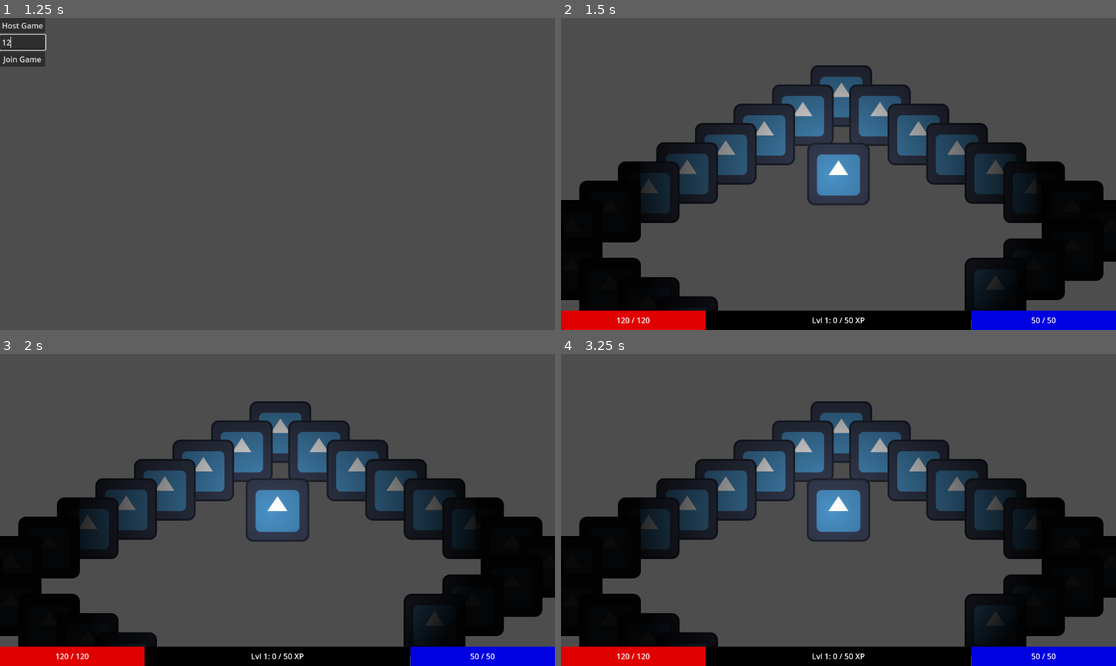
Above: before the commit, frames 1-4 (two rows, left to right).
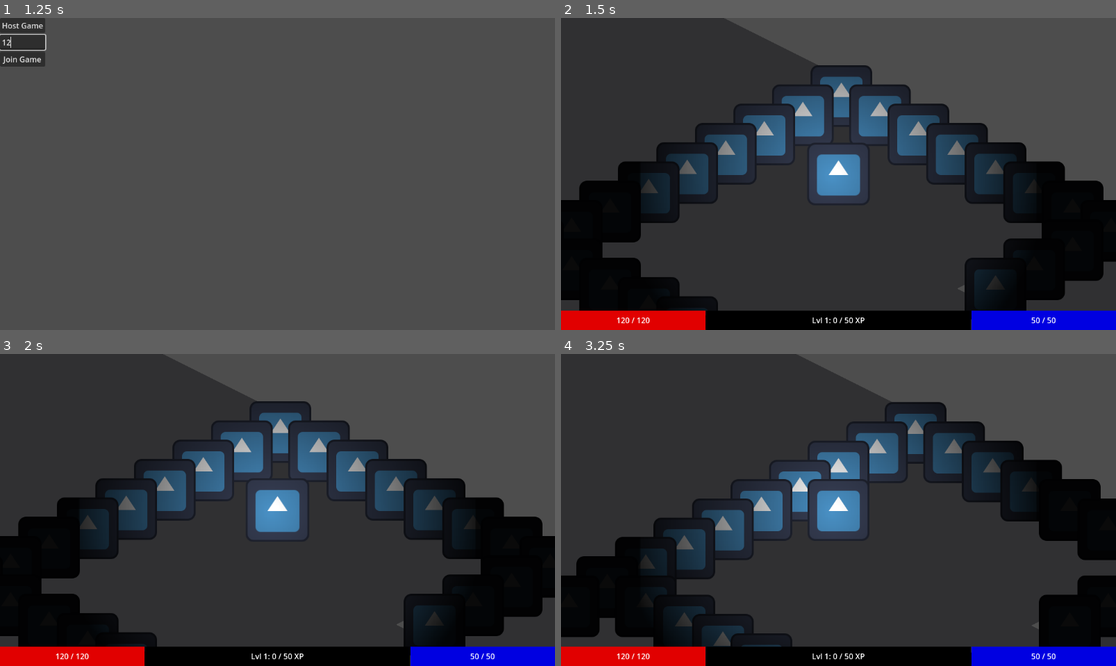
Above: after the commit, the same moments.

Repository: PietPadda/Godot_2D_ARPG
Game: Godot game, scene res://scenes/ui/main_menu.tscn
The game is run twice, just before and just after one commit, with the same random seed, the same clock (stepped at 60 frames per second) and the same inputs. The engine's default icon, where the game draws it, is replaced by a stand-in: a white triangle on a blue panel in a dark square.
Inputs (mouse positions are in pixels of both pictures, inside the frame that each line leads up to):
- Up to frame 1 (1.25 s): click (22, 42) at 0.52 s; type "12" at 0.6 s
- Up to frame 2 (1.5 s): click "Host Game" at 1.25 s
- Up to frame 3 (2 s): no input
- Up to frame 4 (3.25 s): tap Enter at 2 s; move the mouse to (960, 494) at 2.02 s; hold E (interact) 2.03-2.78 s; click (960, 494) at 2.17 s; tap Space at 2.75 s; move the mouse to (727, 525) at 2.77 s; click (727, 525) at 2.85 s

Frame 1 is identical in both runs. In frame 2, 42% of the frame differs, in the area x 0-100%, y 0-100%; in frame 3, 41%; in frame 4, 65%.

Commit message:
refactor(grid): implement dependency injection for level tilemaps

Diff:
--- a/scenes/levels/main.tscn
+++ b/scenes/levels/main.tscn
@@ -18,7 +18,7 @@
 visibility_layer = 3
 tile_set = ExtResource("5_u81e1")
 
-[node name="WallTiileMap" type="TileMapLayer" parent="."]
+[node name="WallTileMap" type="TileMapLayer" parent="."]
 light_mask = 3
 visibility_layer = 3
 tile_map_data = PackedByteArray("AAD7//n/AAAAAAAAAAD7//v/AAAAAAAAAAD7//3/AAAAAAAAAAD7////AAAAAAAAAAD7/wEAAAAAAAAAAAD7/w …(5408 unchanged characters)…
--- a/scripts/core/grid_manager.gd
+++ b/scripts/core/grid_manager.gd
@@ -7,6 +7,22 @@
 
 # Our debug tile scene
 @export var debug_tile_scene: PackedScene
+
+# THE FIX: We now need references to both tilemaps.
+var floor_tilemap: TileMapLayer
+var wall_tilemap: TileMapLayer
+
+# The level will call this to provide its tilemaps and trigger the graph build.
+func register_level_tilemaps(new_floor_map: TileMapLayer, new_wall_map: TileMapLayer) -> void:
+	floor_tilemap = new_floor_map
+	wall_tilemap = new_wall_map
+	build_level_graph()
+
+# We can remove the old single tile_map_layer variable and its setter.
+# var tile_map_layer: TileMapLayer: # <-- DELETE THIS ENTIRE BLOCK
+
+# Pathfinding: Use AStarGrid2D
+var astar_grid := AStarGrid2D.new()
 
 # We now use TWO dictionaries to track occupation for high performance.
 # The primary, authoritative source of truth.
@@ -14,33 +30,23 @@
 # A reverse-lookup dictionary for instant character location checks.
 var _character_locations := {} # { character_instance: tile_coordinate }
 
-# This will hold a reference to the current level's TileMapLayer.
-# Convert the variable into a property with a setter.
-var tile_map_layer: TileMapLayer:
-	set(value):
-		tile_map_layer = value
-		# If the new value is valid, automatically rebuild the graph.
-		if is_instance_valid(tile_map_layer):
-			# We still defer to ensure the tilemap is fully ready in the scene tree.
-			call_deferred("build_level_graph")
-		else:
-			# This helps us see if we're ever setting it to an invalid node.
-			print("GridManager: WARNING - tile_map_layer was set to an invalid instance.")
-
-# Pathfinding: Use AStarGrid2D
-var astar_grid := AStarGrid2D.new()
-
-# Builds the A* pathfrom the level's TileMapLayer.
+# Builds the A* pathfinding graph from the floor and wall tilemaps.
 func build_level_graph():
-	if not is_instance_valid(tile_map_layer):
-		push_error("GridManager: Attempted to build graph with an invalid TileMapLayer.")
+	if not is_instance_valid(floor_tilemap) or not is_instance_valid(wall_tilemap):
+		push_error("GridManager: Tilemap references are not valid.")
 		return
 
 	# Clear all old points and connections from the previous level's graph.
 	astar_grid.clear()
 
 	# Set up the AStarGrid2D with our map's data
-	var map_rect = tile_map_layer.get_used_rect()
+	# TGet the bounding box for both tilemaps.
+	var floor_rect = floor_tilemap.get_used_rect()
+	var wall_rect = wall_tilemap.get_used_rect()
+
+	# Merge them into a single rectangle that covers the entire level.
+	var map_rect = floor_rect.merge(wall_rect)
+
 	astar_grid.region = map_rect
 	astar_grid.cell_size = Vector2(1, 1) # We use a 1-to-1 mapping
 
@@ -52,24 +58,33 @@
 	astar_grid.diagonal_mode = AStarGrid2D.DIAGONAL_MODE_ALWAYS
 	astar_grid.update()
 
-	# Now, tell the grid which cells are walls ("solid")
+	# Iterate over every cell in the map.
 	for x in range(map_rect.position.x, map_rect.end.x): # loop x cells
 		for y in range(map_rect.position.y, map_rect.end.y): # loop y cells
 			var cell = Vector2i(x, y) # cell at x:y
-			var tile_data = tile_map_layer.get_cell_tile_data(cell)
-
 			# A cell is walkable if it's empty (no tile data)
 			# OR if it has a tile, and that tile's "is_walkable" custom data is true.
-			var is_walkable = false
-			if not tile_data:
-				is_walkable = true # Empty space is walkable
+			var is_walkable = true # Assume the cell is walkable by default.
+
+			# Rule 1: Is there a wall here? If so, it's not walkable.
+			if wall_tilemap.get_cell_source_id(cell) != -1:
+				is_walkable = false
 			else:
-				is_walkable = tile_data.get_custom_data("is_walkable") # Check the tile's property
+				# Rule 2: No wall, so is there a floor?
+				# We must specify the tilemap layer index, which is 0.
+				var floor_tile_data = floor_tilemap.get_cell_tile_data(cell)
+				if not floor_tile_data:
+					# No floor tile. We'll treat this as walkable for now.
+					is_walkable = true
+				else:
+					# Rule 3: There is a floor. Use its custom data property.
+					is_walkable = floor_tile_data.get_custom_data("is_walkable")
+
 			# If a tile is NOT walkable, then it is a solid point.
 			if not is_walkable:
 				astar_grid.set_point_solid(cell)
 
-	# Debug Walkable Tiles Visualisation
+	# Update the debug visualization to use the floor_tilemap.
 	if debug_tile_scene:
 		var main_scene = get_tree().current_scene
 		for x in range(map_rect.position.x, map_rect.end.x):
@@ -78,7 +93,9 @@
 				if not astar_grid.is_point_solid(cell):
 					var tile_instance = debug_tile_scene.instantiate()
 					main_scene.add_child(tile_instance)
-					tile_instance.global_position = map_to_world(cell) - (Vector2(tile_map_layer.tile_set.tile_size) / 2)
+					# Use the floor_tilemap for coordinate conversion.
+					var tile_size = floor_tilemap.tile_set.tile_size
+					tile_instance.global_position = map_to_world(cell) - (Vector2(tile_size) / 2)
 
 # Finds the shortest path between two points on the grid, avoiding dynamic obstacles.
 # We pass the character requesting the path so it doesn't consider its own tile an obstacle.
@@ -185,16 +202,16 @@
 
 # Converts a world position (like a mouse click) to a map grid coordinate.
 func world_to_map(world_position: Vector2) -> Vector2i:
-	if tile_map_layer:
-		var local_pos = tile_map_layer.to_local(world_position)
-		return tile_map_layer.local_to_map(local_pos)
+	if is_instance_valid(floor_tilemap):
+		var local_pos = floor_tilemap.to_local(world_position)
+		return floor_tilemap.local_to_map(local_pos)
 	return Vector2i.ZERO # Return a default value if the tilemap isn't set
 
 # Converts a map grid coordinate back to a world position (the center of the tile).
 func map_to_world(map_position: Vector2i) -> Vector2:
-	if tile_map_layer:
-		var local_pos = tile_map_layer.map_to_local(map_position)
-		return tile_map_layer.to_global(local_pos)
+	if is_instance_valid(floor_tilemap):
+		var local_pos = floor_tilemap.map_to_local(map_position)
+		return floor_tilemap.to_global(local_pos)
 	return Vector2.ZERO # Return a default value if the tilemap isn't set
 
 # This is now the ONLY way to claim a tile. It's atomic on the server.
--- a/scripts/levels/main.gd
+++ b/scripts/levels/main.gd
@@ -5,7 +5,9 @@
 const SKELETON_SCENE = preload("res://scenes/enemies/skeleton.tscn")
 
 # scene nodes
-@onready var tile_map_layer = $TileMapLayer
+# Get direct references to the tilemap nodes in this scene.
+@onready var floor_tilemap: TileMapLayer = $FloorTileMap
+@onready var wall_tilemap: TileMapLayer = $WallTileMap
 # player container used for spawning
 @onready var player_container: Node2D = $PlayerContainer
 # Add a reference to our new spawn points container.
@@ -33,6 +35,9 @@
 
 # The setup logic MUST be in _ready() to run once at the start.
 func _ready():
+	# When the level loads, tell the GridManager about our tilemaps.
+	Grid.register_level_tilemaps(floor_tilemap, wall_tilemap)
+
 	# CRITICAL: Give the server ownership of the spawners FIRST.
 	player_spawner.set_multiplayer_authority(1)
 	enemy_spawner.set_multiplayer_authority(1)
@@ -49,10 +54,6 @@
 
 	# Announce which level is setting the tilemap.
 	print(self.scene_file_path, ": _ready() is setting Grid.tile_map_layer.")
-
-	# Give the GridManager a direct reference to our level's TileMapLayer.
-	# The GridManager will handle the rest automatically.
-	Grid.tile_map_layer = tile_map_layer
 
 	# Connect our listener FIRST, so we are ready to receive requests.
 	NetworkManager.player_spawn_requested.connect(_on_player_spawn_requested)
